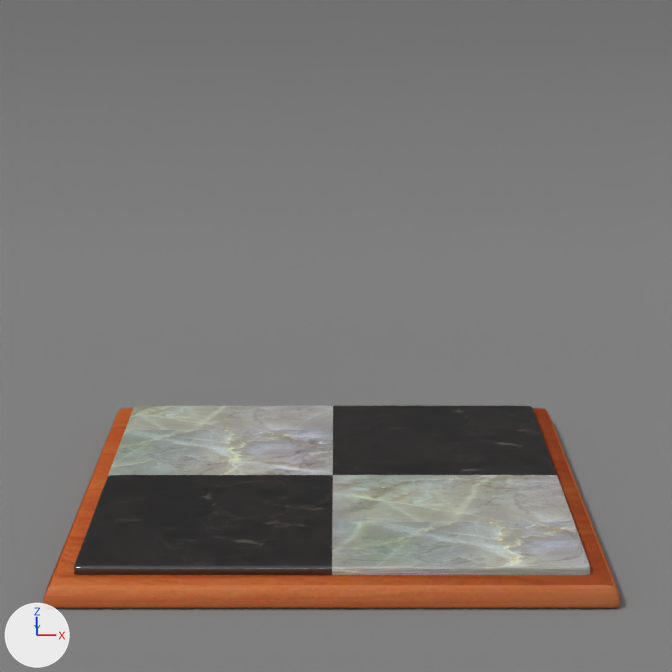
The Blender file apps/src/five-or-more.blend: old version first, new version second.
Both versions are drawn from the file's camera 'Camera'. Lighting does not change. The marker at lower left points along +X, +Y and +Z.
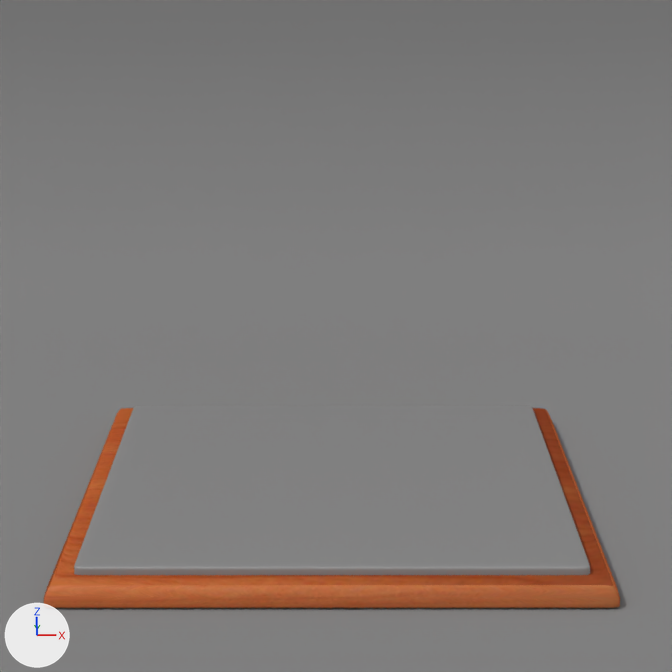
Commit message: / ‘apps/src/five-or-more.blend’ / ‘apps/src/five-or-more.blend1’

Where the change shows, as pixel boxes [x1, y1, x2, y2] in the pictures (672 x 672 px):
'Cube', surface changed, recoloured
    both: [74, 406, 590, 575]
part 1 of me_cube, recoloured (black to grey)
    both: [74, 406, 557, 575]

The change, as a list of edits to the scene's bpy script:
```text
Change mat_whitetile:
    where n3 = _N.new('ShaderNodeBsdfDiffuse'); n3.name = 'Diffuse BSDF'
    remove n4 = _N.new('ShaderNodeTexImage'); n4.name = 'Image Texture'
    remove n4.image = img_marble_tga
    add n3.inputs[0].default_value = (0.303, 0.303, 0.303, 1.0)  # 'Color', grey #969696
    remove _L.new(n4.outputs[0], n3.inputs[0])  # 'Color' to 'Color'
Change me_cube:
    where me_cube.from_pydata(...)  # 82 vertices, 80 faces; spans x -1.0..1.0, y -1.0..1.0, z -1.0..1.0
    used by ob_cube; location = (0.278, -0.005, 0.743); rotation_euler = (0.0, 0.0, -1.571), in degrees (0, 0, -90); scale = (1.17, 1.17, 0.0503)
    me_cube part 1: all 56 faces that had it switch from mat_blacktile to mat_whitetile
```
